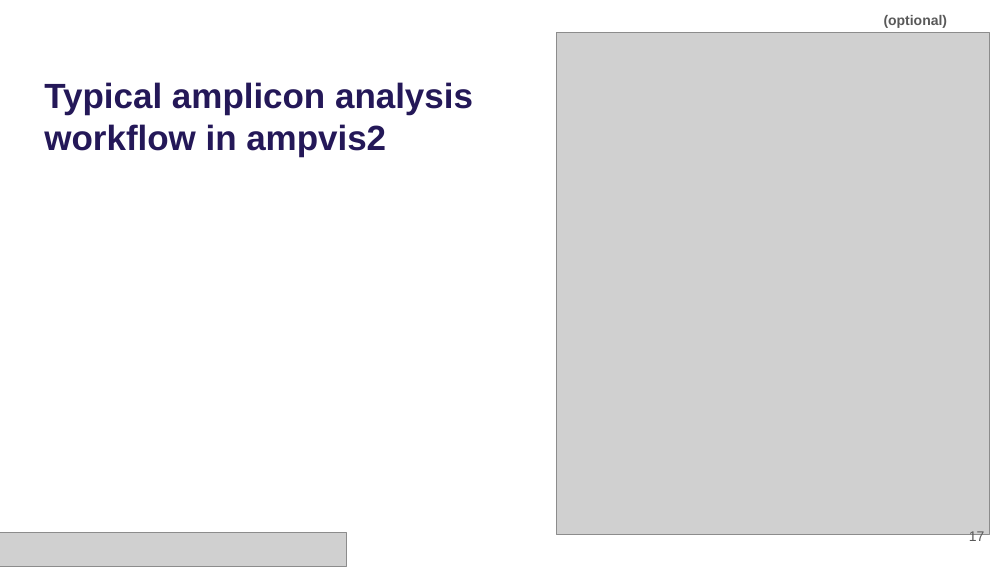
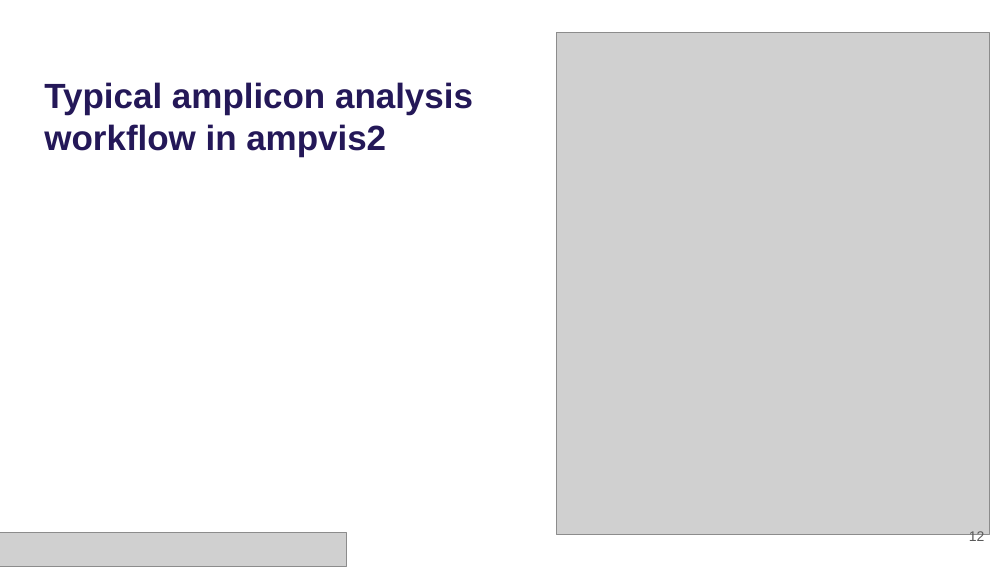
Before and after one commit to mpeces/MiDAS_course_2025, a slide deck: slide 12 of presentations/Hands-on_Setup.pptx (slide 17 before the commit). Drawn at 1008x567 pixels with LibreOffice and Linux fonts; fonts in the diff are those of the drawing; grey boxes stand for pictures. Boxes give left, top, right and bottom in pixels: in the first picture for what was removed or moved away, otherwise in the second. Text is boxed around its words. In the diff, an @@ line names an element or a change of style, - is before the commit and + after.

```diff
--- a/presentations/Hands-on_Setup.pptx
+++ b/presentations/Hands-on_Setup.pptx
@@ text removed at [884,15,948,28] @@
-(optional)
@@ page number at [969,531,985,541]: text changed @@
-17
+12
```
Also in this commit, not shown: 6 other slides changed, 1 slide added, 7 slides removed, 1 other file.
